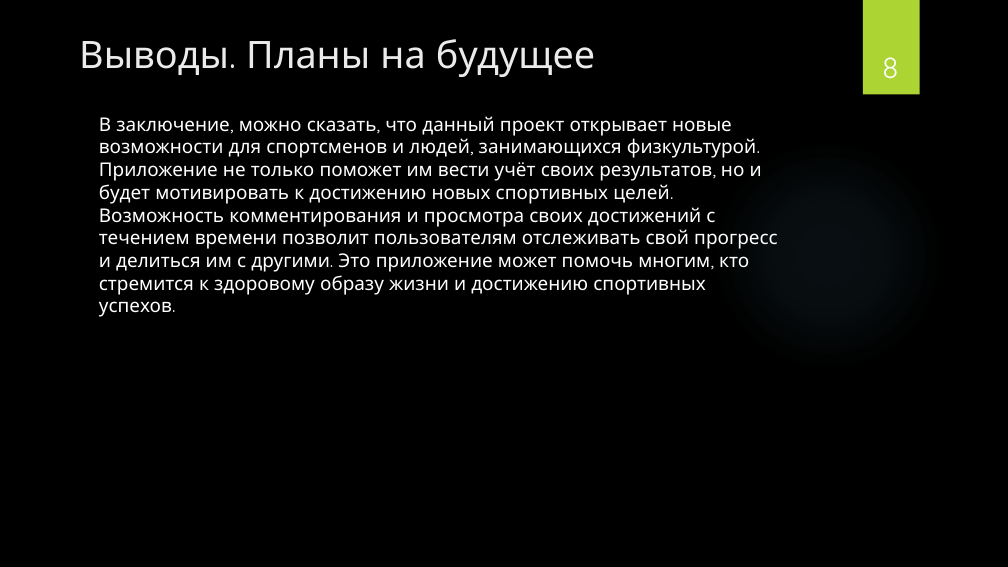
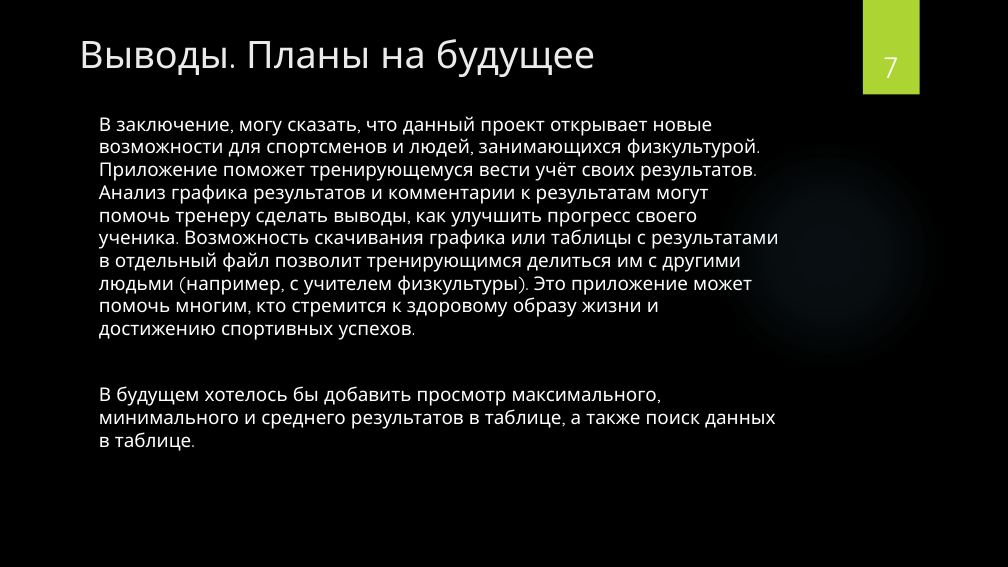
Before and after one commit to BorislavTimoshin/TaskCompletionDiary, a slide deck: slide 7 of description_project/Презентация.pptx (slide 8 before the commit). Drawn at 1008x567 pixels with LibreOffice and Linux fonts; fonts in the diff are those of the drawing; background and template pictures are left out. Boxes give left, top, right and bottom in pixels: in the first picture for what was removed or moved away, otherwise in the second. Text is boxed around its words. In the diff, an @@ line names an element or a change of style, - is before the commit and + after.

```diff
--- a/description_project/Презентация.pptx
+++ b/description_project/Презентация.pptx
@@ page number at [883,57,898,78]: text changed @@
-8
+7
@@ text at [99,116,779,451]: text changed @@
-В заключение, можно сказать, что данный проект открывает новые возможности для спортсменов и людей, занимающихся физкультурой. Приложение не только поможет им вести учёт своих результатов, но и будет мотивировать к достижению новых спортивных целей. Возможность комментирования и просмотра своих достижений с течением времени позволит пользователям отслеживать свой прогресс и делиться им с другими. Это приложение может помочь многим, кто стремится к здоровому образу жизни и достижению спортивных успехов.
+В заключение, могу сказать, что данный проект открывает новые возможности для спортсменов и людей, занимающихся физкультурой. Приложение поможет тренирующемуся вести учёт своих результатов. Анализ графика результатов и комментарии к результатам могут помочь тренеру сделать выводы, как улучшить прогресс своего ученика. Возможность скачивания графика или таблицы с результатами в отдельный файл позволит тренирующимся делиться им с другими людьми (например, с учителем физкультуры). Это приложение может помочь многим, кто стремится к здоровому образу жизни и достижению спортивных успехов.
+В будущем хотелось бы добавить просмотр максимального, минимального и среднего результатов в таблице, а также поиск данных в таблице.
```
Also in this commit, not shown: 2 other slides changed, 2 slides added, 3 slides removed, 4 other files.
